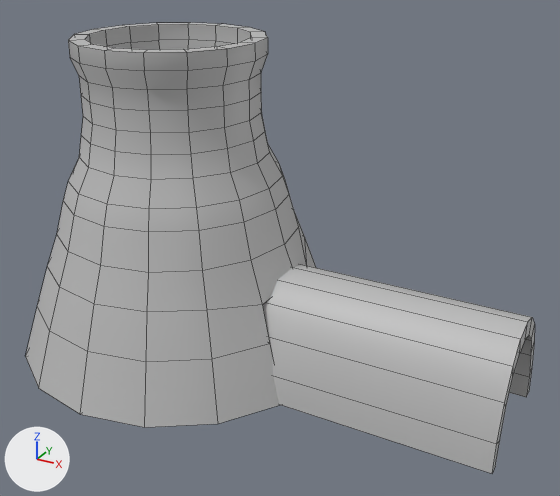
One commit to the FBX model Assets/Prefabs/volcano.fbx: the scene before it, then after it.
Camera for both pictures: a 50 mm lens placed at (18.0, -24.2, 19.0), pointed at (4.7, -0.1, 6.9). The axes (+X, +Y, +Z) are drawn at lower left. The lights are the same throughout. Mesh edges are drawn as thin lines. Where no turn or scale is listed for an object, it has been applied to the vertices.

In view in the first picture: 'pipe', 'volcano'.
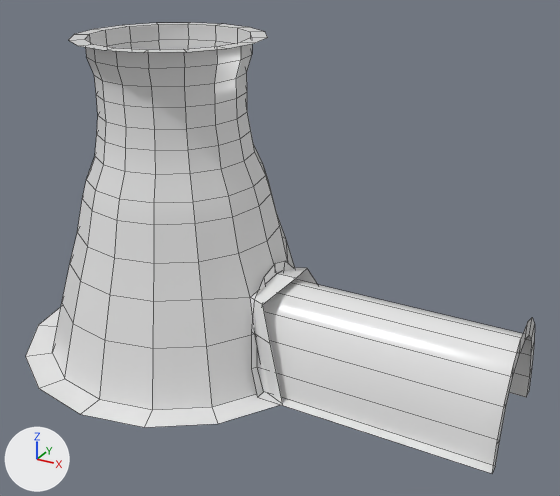
The change in detail:
Material 'standardSurface3' (mat_standardsurface3) is new.
Its base color is (0.8, 0.8, 0.8) (white #e7e7e7).
Its roughness is 0.2.
me_mesh_001 is used by ob_volcano; location (0.0, 0.0, 9.63).
me_mesh_001 had 412 vertices, 412 faces and spanned x -6.79..6.27, y -6.79..6.79, z -7.86..4.94.
me_mesh_001 now has 242 vertices, 224 faces and spans x -6.79..6.27, y -6.79..6.79, z -7.86..4.94.
Part 3, on me_mesh_001:
170 vertices are removed from x -6.04..4.92, y -6.04..6.04, z -5.58..4.33.
188 faces are deleted.
me_mesh_001 part 4: 224 faces spanning x -6.79..6.27, y -6.79..6.79, z -7.86..4.94 switch from mat_lambert1 (grey #bcbcbc) to mat_standardsurface3 (white #e7e7e7).
me_mesh is used by ob_pipe; location (9.36, 0.0, 3.98).
me_mesh had 44 vertices, 42 faces and spanned x -4.87..4.87, y -2.72..2.72, z -2.21..2.21.
me_mesh now has 44 vertices, 32 faces and spans x -4.87..4.87, y -2.72..2.72, z -2.21..2.21.
Part 1, on me_mesh:
10 faces are deleted.
me_mesh part 2: 32 faces spanning x -4.87..4.87, y -2.72..2.72, z -2.21..2.21 switch from mat_lambert1 (grey #bcbcbc) to mat_standardsurface3 (white #e7e7e7).

Where the change shows, as pixel boxes (x1, y1, x2, y2) in the pictures (560 x 496 px):
'volcano', reshaped
    before: (25, 22, 316, 428)
    after: (25, 22, 318, 428)
'pipe', reshaped
    before: (263, 264, 535, 474)
    after: (252, 261, 535, 474)
part 1 of me_mesh, deleted
    before: (263, 264, 532, 474)
part 2 of me_mesh, recoloured
    before: (492, 318, 534, 473)
    after: (252, 261, 534, 474)
part 3 of me_mesh_001, deleted
    before: (25, 38, 316, 428)
part 4 of me_mesh_001, recoloured
    before: (69, 22, 268, 53)
    after: (25, 22, 318, 428)
